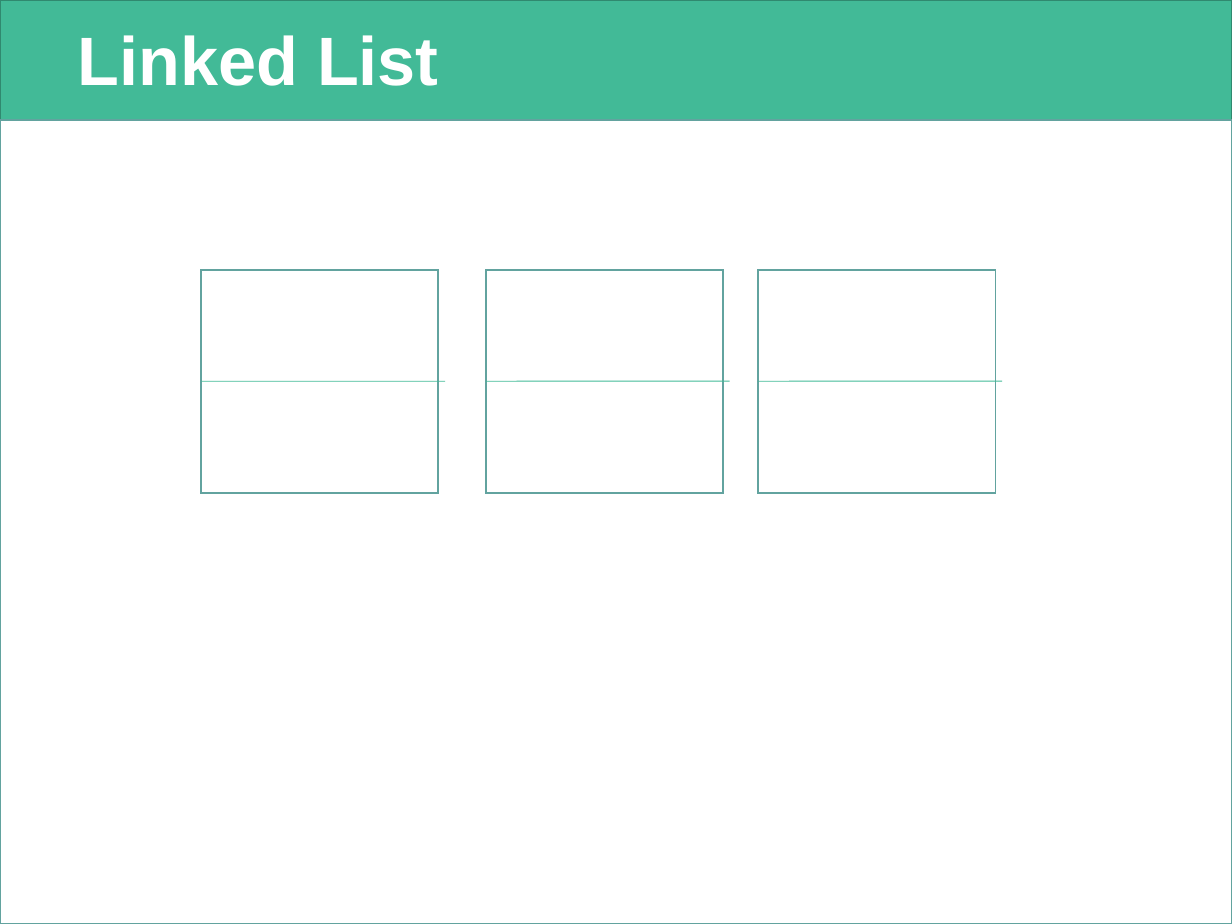
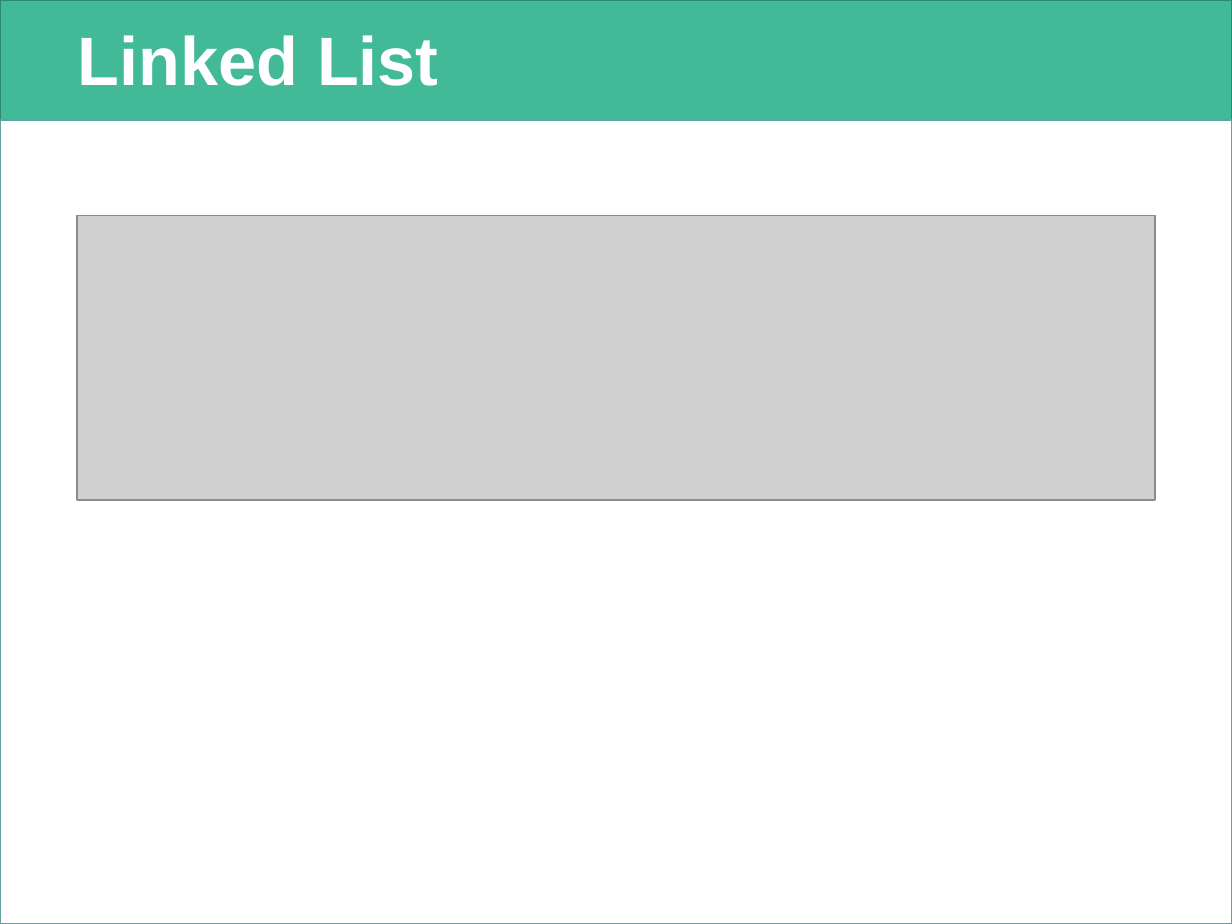
Before and after one commit to myNameHtml/Kyaw-Saliu-LinkedList-2022, a slide deck: slide 1 of LinkedList.pptx. Drawn at 1232x924 pixels with LibreOffice and Linux fonts; fonts in the diff are those of the drawing; grey boxes stand for pictures; background and template pictures are left out. Boxes give left, top, right and bottom in pixels: in the first picture for what was removed or moved away, otherwise in the second. Text is boxed around its words. In the diff, an @@ line names an element or a change of style, - is before the commit and + after.

Commit message:
Power Point#

```diff
--- a/LinkedList.pptx
+++ b/LinkedList.pptx
@@ picture added at [76,216,1154,500] @@
@@ rectangle removed at [201,270,437,493] @@
@@ rectangle removed at [485,270,722,493] @@
@@ rectangle removed at [759,270,995,493] @@
@@ line removed from (201, 381) to (201, 381) @@
@@ line removed from (201, 381) to (445, 381) @@
@@ line removed from (485, 381) to (729, 381) @@
@@ line removed from (759, 381) to (1002, 381) @@
```
